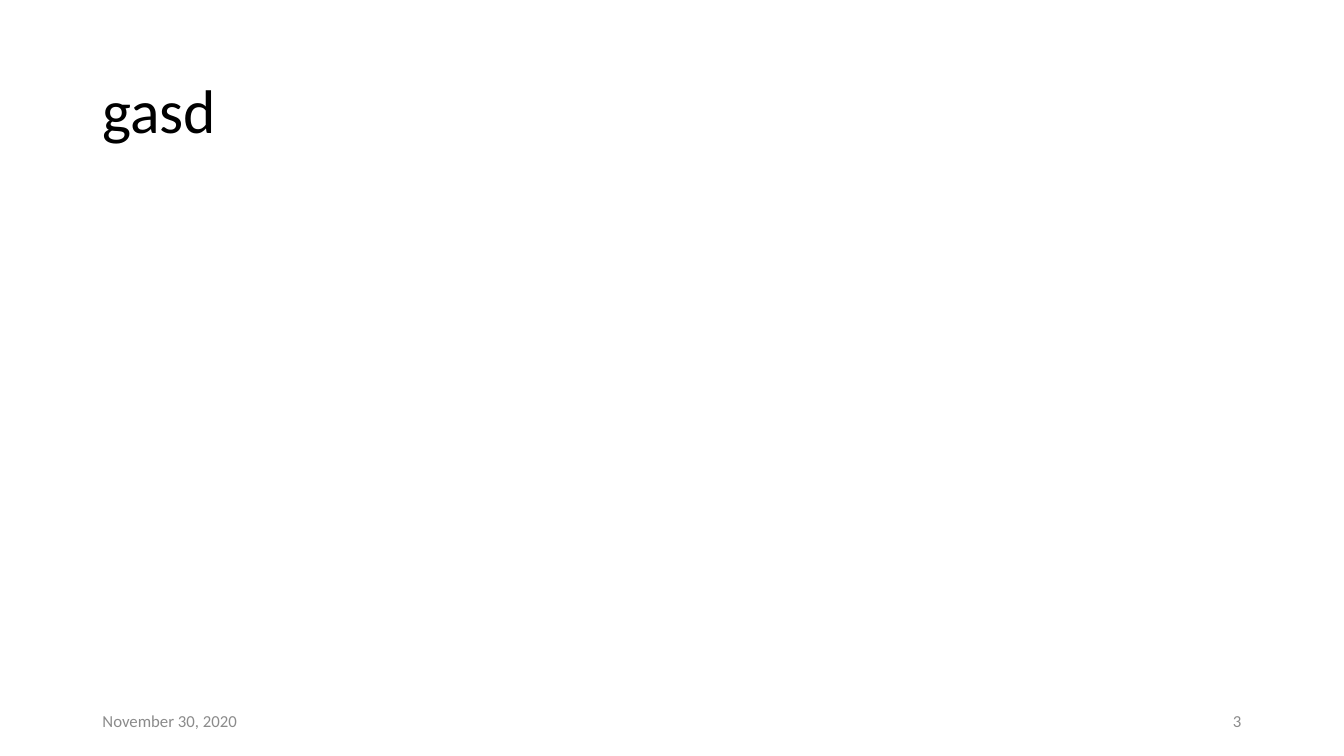
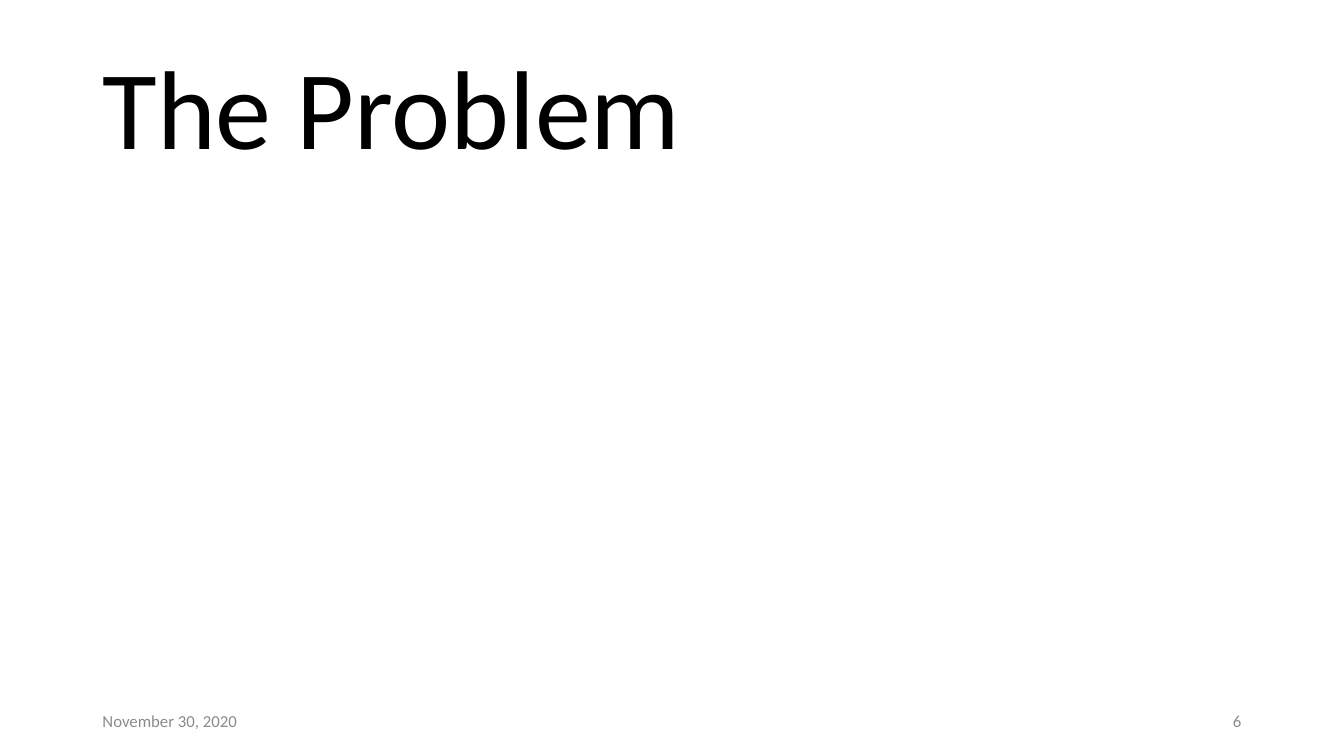
Before and after one commit to JasonGross/doctoral-thesis, a slide deck: slide 6 of presentation/jgross-defense.pptx (slide 3 before the commit). Drawn at 1344x756 pixels with LibreOffice and Linux fonts; fonts in the diff are those of the drawing; background and template pictures are left out. Boxes give left, top, right and bottom in pixels: in the first picture for what was removed or moved away, otherwise in the second. Text is boxed around its words. In the diff, an @@ line names an element or a change of style, - is before the commit and + after.

```diff
--- a/presentation/jgross-defense.pptx
+++ b/presentation/jgross-defense.pptx
@@ title at (x1=102, y1=71, x2=681, y2=150): text changed; size 44 to 80 pt @@
-gasd
+The Problem
@@ page number at (x1=1233, y1=716, x2=1241, y2=727): text changed @@
-3
+6
```
Also in this commit, not shown: 2 other slides changed, 34 slides added, 29 other files.
